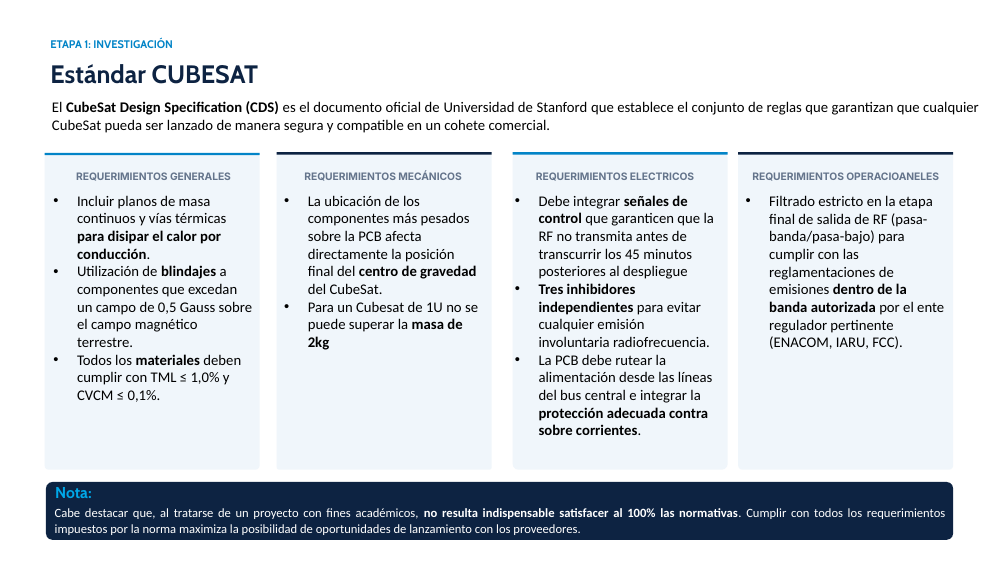
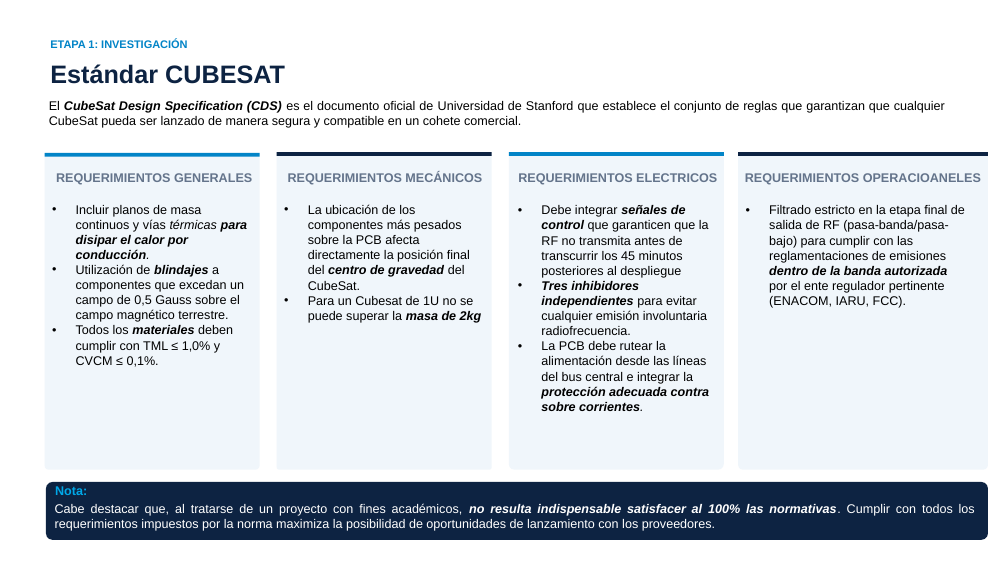
Before and after one commit to marian1911/CUBESAT_Transponder, a slide deck: slide 10 of PI/Presentacion/Presentación de Tesis - Transponder CubeSat.pptx. Drawn at 1008x567 pixels with LibreOffice and Linux fonts; fonts in the diff are those of the drawing. Boxes give left, top, right and bottom in pixels: in the first picture for what was removed or moved away, otherwise in the second. Text is boxed around its words. In the diff, an @@ line names an element or a change of style, - is before the commit and + after.

```diff
--- a/PI/Presentacion/Presentación de Tesis - Transponder CubeSat.pptx
+++ b/PI/Presentacion/Presentación de Tesis - Transponder CubeSat.pptx
@@ text "ETAPA 1: INVESTIGACIÓN" at (50, 40, 187, 48): font Cabin to Arial @@
@@ text "Estándar CUBESAT" at (50, 64, 285, 84): font Cabin to Arial @@
@@ text "El CubeSat Design Specification (CDS) ..." at (49, 101, 945, 128): size 14 to 12 pt, font Calibri to Arial; italic on in "CubeSat Design Specification (CDS)" @@
@@ text "REQUERIMIENTOS GENERALES": place and size @@
-text "REQUERIMIENTOS GENERALES" at (76, 172, 231, 181)
+text "REQUERIMIENTOS GENERALES" at (56, 173, 252, 185)
@@ text "REQUERIMIENTOS MECÁNICOS": place and size @@
-text "REQUERIMIENTOS MECÁNICOS" at (304, 172, 461, 181)
+text "REQUERIMIENTOS MECÁNICOS" at (288, 173, 482, 185)
@@ rounded rectangle: place and size @@
-rounded rectangle at (513, 152, 727, 470)
+rounded rectangle at (509, 152, 724, 470)
@@ rectangle: place and size @@
-rectangle at (513, 152, 727, 154)
+rectangle at (509, 152, 724, 156)
@@ text "REQUERIMIENTOS ELECTRICOS": place and size @@
-text "REQUERIMIENTOS ELECTRICOS" at (536, 172, 694, 181)
+text "REQUERIMIENTOS ELECTRICOS" at (518, 173, 717, 185)
@@ rounded rectangle: place and size @@
-rounded rectangle at (738, 152, 953, 470)
+rounded rectangle at (738, 152, 988, 470)
@@ rectangle: place and size @@
-rectangle at (738, 152, 953, 154)
+rectangle at (738, 152, 988, 156)
@@ size 9.8 to 12 pt, font Inter to Arial in 4 elements at (56, 173, 252, 185), (518, 173, 717, 185), (288, 173, 482, 185), (745, 173, 981, 185) @@
@@ text "Incluir planos de masa continuos ...": place and size @@
-text "Incluir planos de masa continuos ..." at (77, 195, 252, 402)
+text "Incluir planos de masa continuos ..." at (76, 205, 248, 367)
@@ text "Incluir planos de masa continuos ..." at (76, 205, 248, 367): size 14 to 12 pt, font Calibri to Arial; italic on in "térmicas para disipar el calor por conducción.", "blindajes", "materiales" @@
@@ text "La ubicación de los componentes ...": place and size @@
-text "La ubicación de los componentes ..." at (308, 195, 478, 350)
+text "La ubicación de los componentes ..." at (308, 204, 482, 323)
@@ text "La ubicación de los componentes ..." at (308, 204, 482, 323): size 14 to 12 pt, font Calibri to Arial; italic on in "centro de gravedad", "masa de 2kg" @@
@@ text "Debe integrar señales de control ...": place and size @@
-text "Debe integrar señales de control ..." at (539, 195, 714, 435)
+text "Debe integrar señales de control ..." at (541, 205, 709, 411)
@@ text "Debe integrar señales de control ..." at (541, 205, 709, 411): size 14 to 12 pt, font Calibri to Arial; italic on in "señales de control", "Tres inhibidores independientes", "protección adecuada contra sobre corrientes." @@
@@ text "Filtrado estricto en la etapa ...": place and size @@
-text "Filtrado estricto en la etapa ..." at (769, 195, 944, 349)
+text "Filtrado estricto en la etapa ..." at (769, 205, 965, 308)
@@ text "Filtrado estricto en la etapa ..." at (769, 205, 965, 308): size 14 to 12 pt, font Calibri to Arial; italic on in "dentro de la banda autorizada" @@
@@ rounded rectangle: place and size @@
-rounded rectangle at (46, 482, 954, 541)
+rounded rectangle at (46, 482, 988, 541)
@@ text "Cabe destacar que, al tratarse ..." at (55, 503, 975, 531): font Calibri to Arial; italic on in "no resulta indispensable satisfacer al 100% las ..." @@
@@ text "Nota:" at (55, 486, 87, 495): size 15 to 12 pt, font Cabin to Arial @@
```
Also in this commit, not shown: 31 other slides changed, 14 slides added, 4 slides removed, 16 other files.
